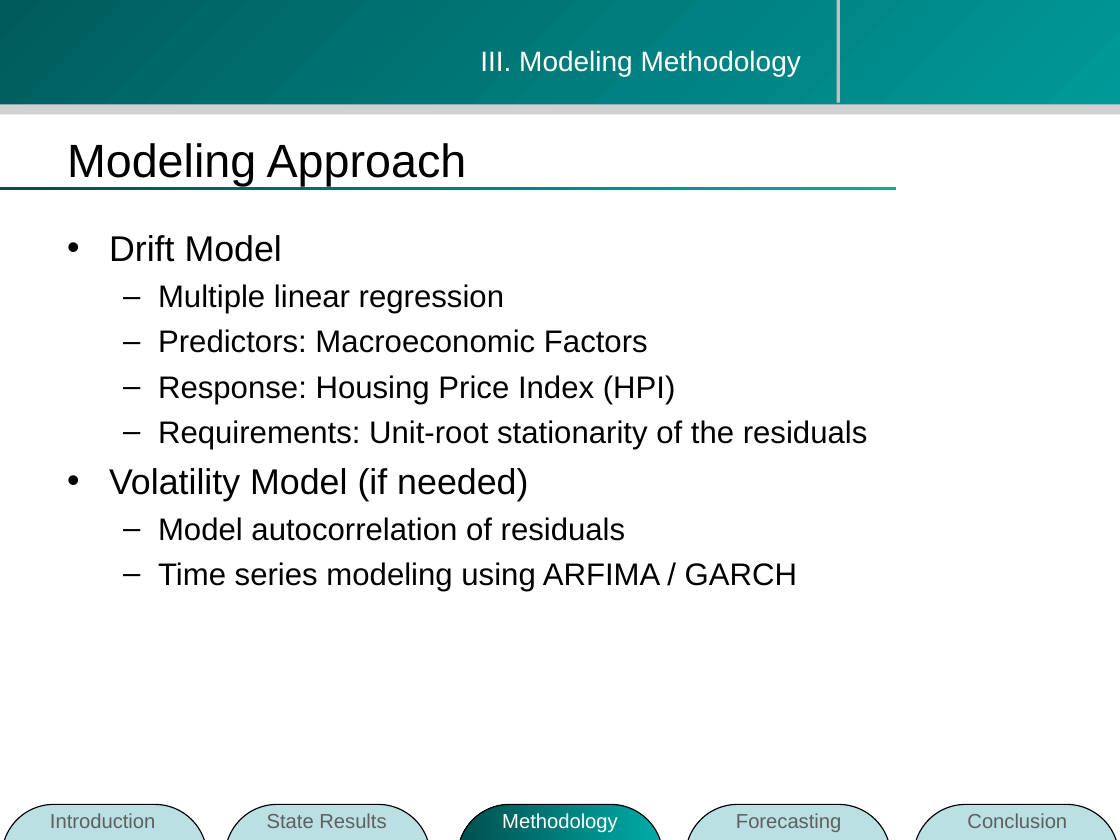
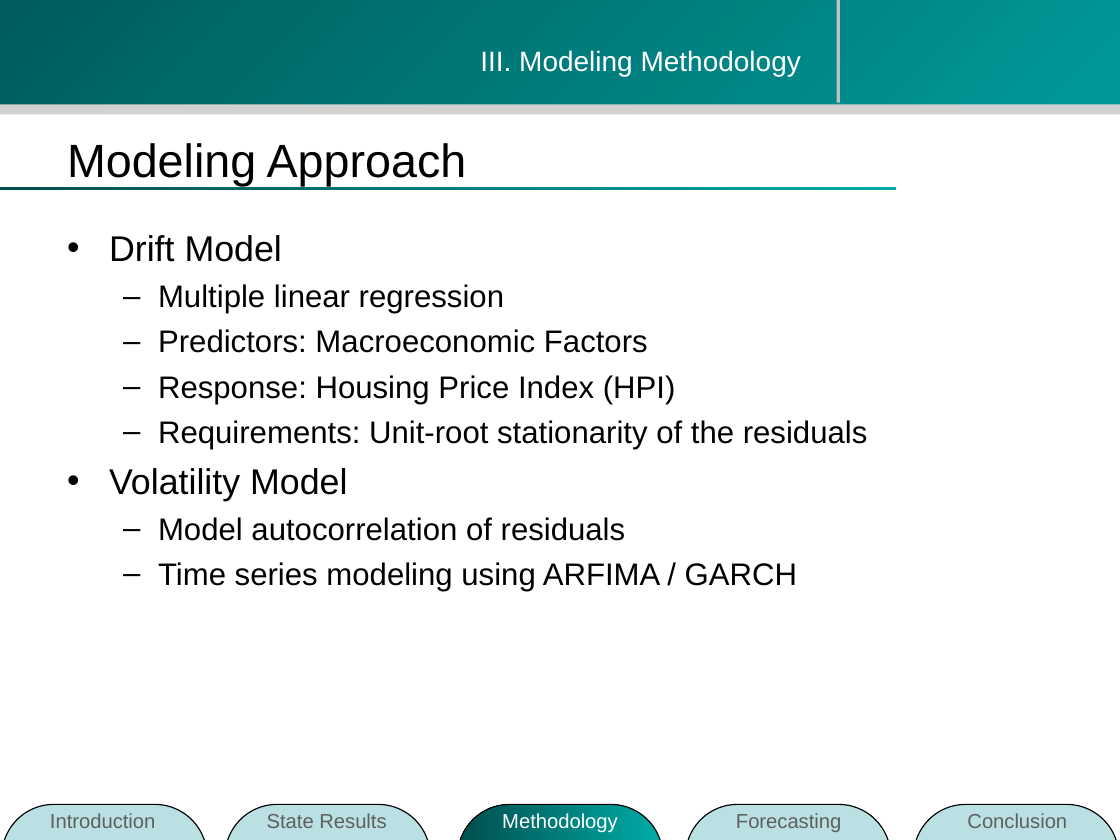
Before and after one commit to zhouzhenghui/svnrepository, a slide deck: slide 18 of SVNRepository/Presentation/M.Eng Final Presentation-take2.ppt (slide 19 before the commit). Drawn at 1120x840 pixels with LibreOffice and Linux fonts; fonts in the diff are those of the drawing; background and template pictures are left out. Boxes give left, top, right and bottom in pixels: in the first picture for what was removed or moved away, otherwise in the second. Text is boxed around its words. In the diff, an @@ line names an element or a change of style, - is before the commit and + after.

```diff
--- a/SVNRepository/Presentation/M.Eng Final Presentation-take2.ppt
+++ b/SVNRepository/Presentation/M.Eng Final Presentation-take2.ppt
@@ text at [109, 468, 347, 501]: text changed @@
-• Volatility Model (if needed)
+• Volatility Model
```
Also in this commit, not shown: 9 other slides changed, 3 slides added, 1 slide removed.
